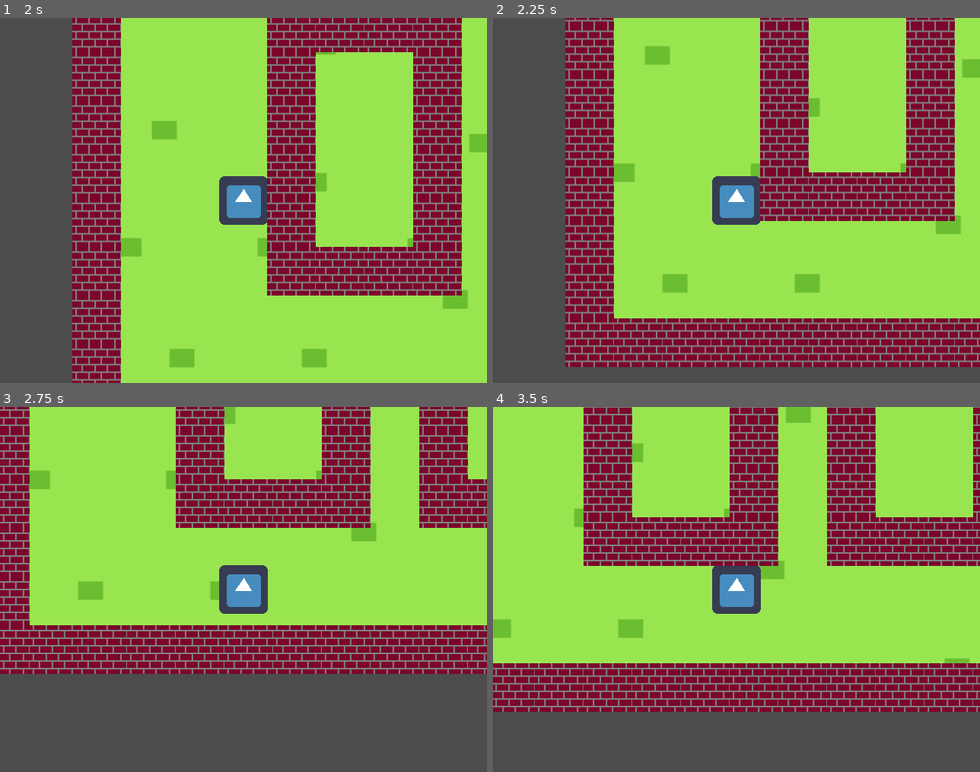
Above: before the commit, frames 1-4 (two rows, left to right).
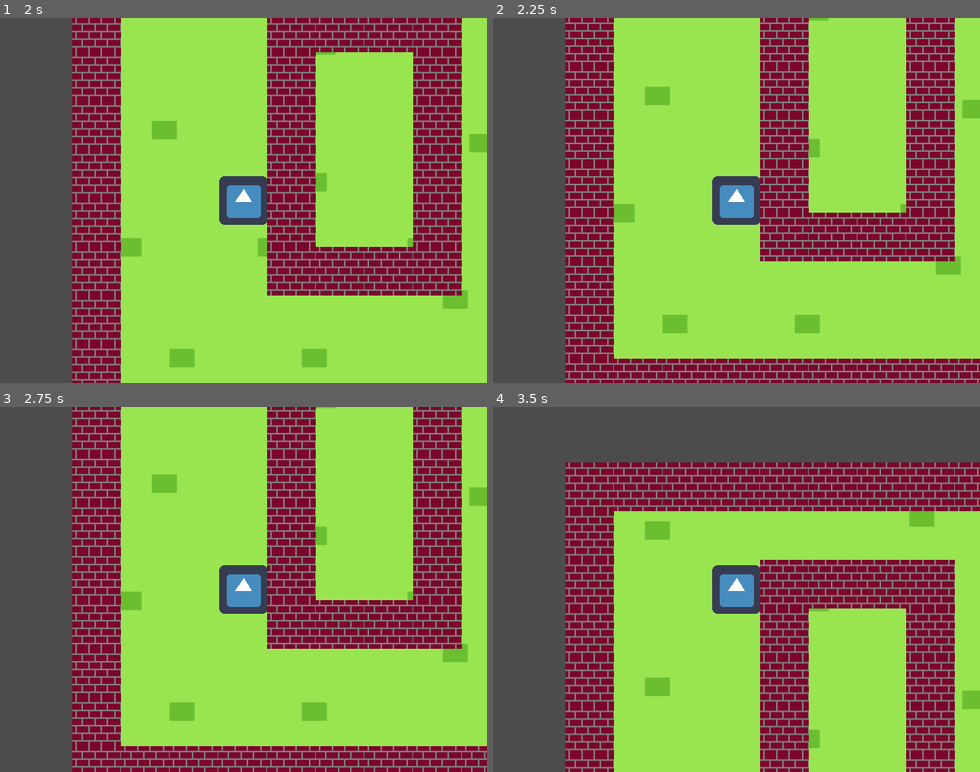
Above: after the commit, the same moments.

Repository: ranaxdev/BeatTheBoredomJam
Game: Godot game, scene res://Scenes/World.tscn
The game is run twice, just before and just after one commit, with the same random seed, the same clock (stepped at 60 frames per second) and the same inputs. The engine's default icon, where the game draws it, is replaced by a stand-in: a white triangle on a blue panel in a dark square.
Inputs:
- Up to frame 1 (2 s): tap Enter at 0.5 s; hold Right (ui_right) 0.53-1.28 s; tap Space at 1.25 s; hold Down (ui_down) from 1.28 s (still down)
- Up to frame 2 (2.25 s): release Down (ui_down) at 2.03 s; hold Right (ui_right) from 2.03 s (still down)
- Up to frame 3 (2.75 s): keep holding Right (ui_right)
- Up to frame 4 (3.5 s): release Right (ui_right) at 2.78 s; hold Up (ui_up) from 2.78 s (still down)

Frame 1 is identical in both runs. In frame 2, 30% of the frame differs, in the area x 14-100%, y 0-100%; in frame 3, 69%; in frame 4, 79%, in the area x 0-100%, y 0-100%.

Commit message:
player fixed, added controler input

Diff:
--- a/Scripts/Actors/Actor.gd
+++ b/Scripts/Actors/Actor.gd
@@ -3,24 +3,18 @@
 
 export var MAX_SPEED := 400
 export var acceleration := 5000
+export var friction := 0.2
 var motion := Vector2.ZERO
 var motionAxis := Vector2.ZERO
 
 
 func _physics_process(delta):
-	if motionAxis == Vector2.ZERO: # No movement
-		applyFriction(acceleration * delta)
-	else: # Movement
-		applyMovement(motionAxis * acceleration * delta)
+	if motionAxis.x == 0:
+		motion.x = lerp(motion.x, 0, friction)
+	if motionAxis.y == 0:
+		motion.y = lerp(motion.y, 0, friction)
+	applyMovement(motionAxis * acceleration * delta)
 	motion = move_and_slide(motion)
-
-
-# ~~~ MOVING AND STOPPING ~~~ #
-func applyFriction(amount):
-	if motion.length() > amount:
-		motion -= motion.normalized() * amount
-	else:
-		motion = Vector2.ZERO
 
 func applyMovement(amount):
 	motion += amount
--- a/Scripts/Actors/Player.gd
+++ b/Scripts/Actors/Player.gd
@@ -6,6 +6,6 @@
 
 func getInputAxis():
 	var axis := Vector2.ZERO
-	axis.x = int(Input.is_action_pressed("ui_right")) - int(Input.is_action_pressed("ui_left"))
-	axis.y = int(Input.is_action_pressed("ui_down")) - int(Input.is_action_pressed("ui_up"))
+	axis.x = Input.get_action_strength("move_right") - Input.get_action_strength("move_left")
+	axis.y = Input.get_action_strength("move_down") - Input.get_action_strength("move_up")
 	return axis.normalized()
--- a/project.godot
+++ b/project.godot
@@ -58,6 +58,34 @@
 , Object(InputEventKey,"resource_local_to_scene":false,"resource_name":"","device":0,"alt":false,"shift":false,"control":false,"meta":false,"command":false,"pressed":false,"scancode":83,"unicode":0,"echo":false,"script":null)
  ]
 }
+move_right={
+"deadzone": 0.1,
+"events": [ Object(InputEventKey,"resource_local_to_scene":false,"resource_name":"","device":0,"alt":false,"shift":false,"control":false,"meta":false,"command":false,"pressed":false,"scancode":68,"unicode":0,"echo":false,"script":null)
+, Object(InputEventKey,"resource_local_to_scene":false,"resource_name":"","device":0,"alt":false,"shift":false,"control":false,"meta":false,"command":false,"pressed":false,"scancode":16777233,"unicode":0,"echo":false,"script":null)
+, Object(InputEventJoypadMotion,"resource_local_to_scene":false,"resource_name":"","device":0,"axis":0,"axis_value":1.0,"script":null)
+ ]
+}
+move_down={
+"deadzone": 0.1,
+"events": [ Object(InputEventKey,"resource_local_to_scene":false,"resource_name":"","device":0,"alt":false,"shift":false,"control":false,"meta":false,"command":false,"pressed":false,"scancode":83,"unicode":0,"echo":false,"script":null)
+, Object(InputEventKey,"resource_local_to_scene":false,"resource_name":"","device":0,"alt":false,"shift":false,"control":false,"meta":false,"command":false,"pressed":false,"scancode":16777234,"unicode":0,"echo":false,"script":null)
+, Object(InputEventJoypadMotion,"resource_local_to_scene":false,"resource_name":"","device":0,"axis":1,"axis_value":1.0,"script":null)
+ ]
+}
+move_left={
+"deadzone": 0.1,
+"events": [ Object(InputEventKey,"resource_local_to_scene":false,"resource_name":"","device":0,"alt":false,"shift":false,"control":false,"meta":false,"command":false,"pressed":false,"scancode":65,"unicode":0,"echo":false,"script":null)
+, Object(InputEventKey,"resource_local_to_scene":false,"resource_name":"","device":0,"alt":false,"shift":false,"control":false,"meta":false,"command":false,"pressed":false,"scancode":16777231,"unicode":0,"echo":false,"script":null)
+, Object(InputEventJoypadMotion,"resource_local_to_scene":false,"resource_name":"","device":0,"axis":0,"axis_value":-1.0,"script":null)
+ ]
+}
+move_up={
+"deadzone": 0.1,
+"events": [ Object(InputEventKey,"resource_local_to_scene":false,"resource_name":"","device":0,"alt":false,"shift":false,"control":false,"meta":false,"command":false,"pressed":false,"scancode":87,"unicode":0,"echo":false,"script":null)
+, Object(InputEventKey,"resource_local_to_scene":false,"resource_name":"","device":0,"alt":false,"shift":false,"control":false,"meta":false,"command":false,"pressed":false,"scancode":16777232,"unicode":0,"echo":false,"script":null)
+, Object(InputEventJoypadMotion,"resource_local_to_scene":false,"resource_name":"","device":0,"axis":1,"axis_value":-1.0,"script":null)
+ ]
+}
 
 [rendering]
 
